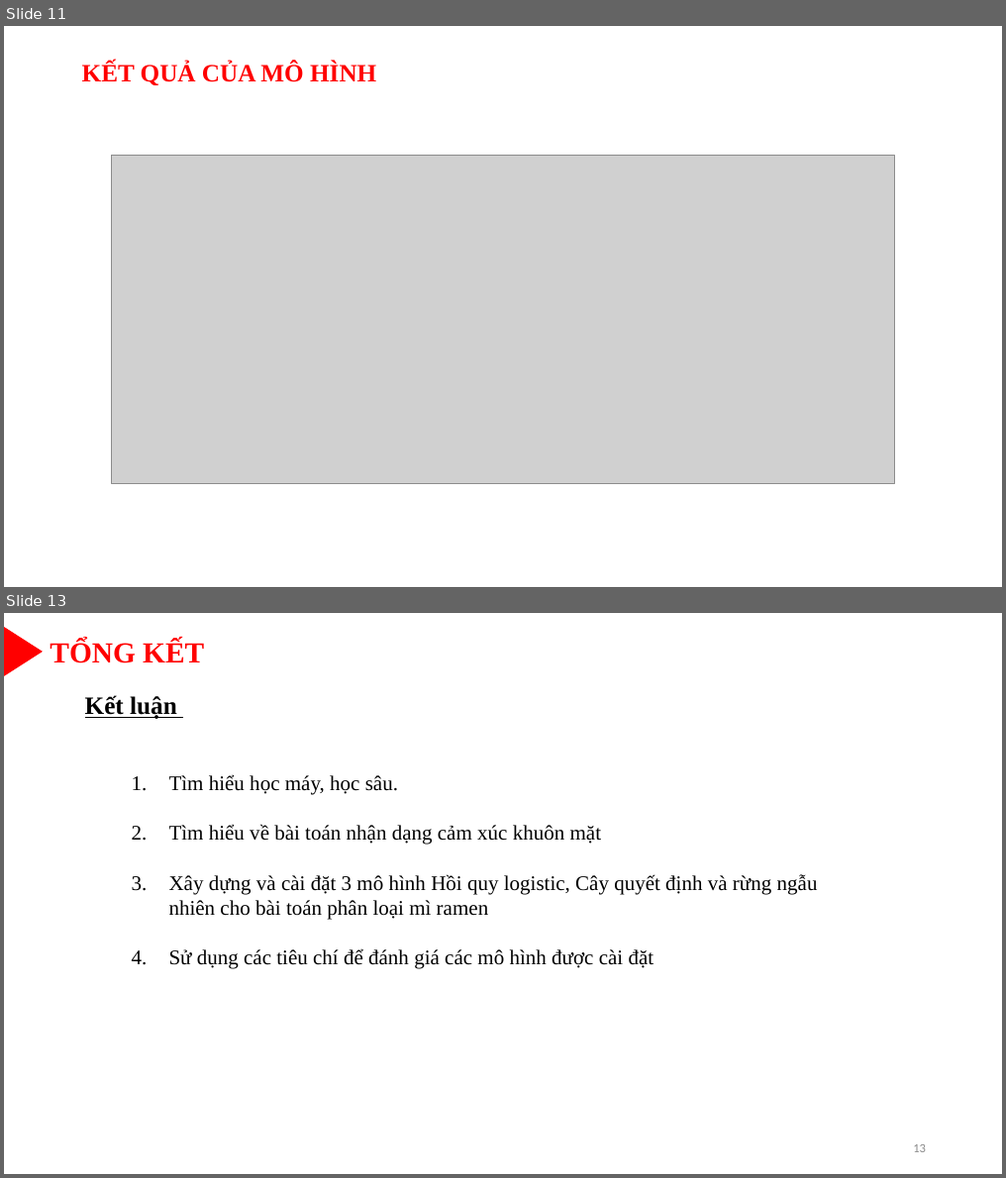
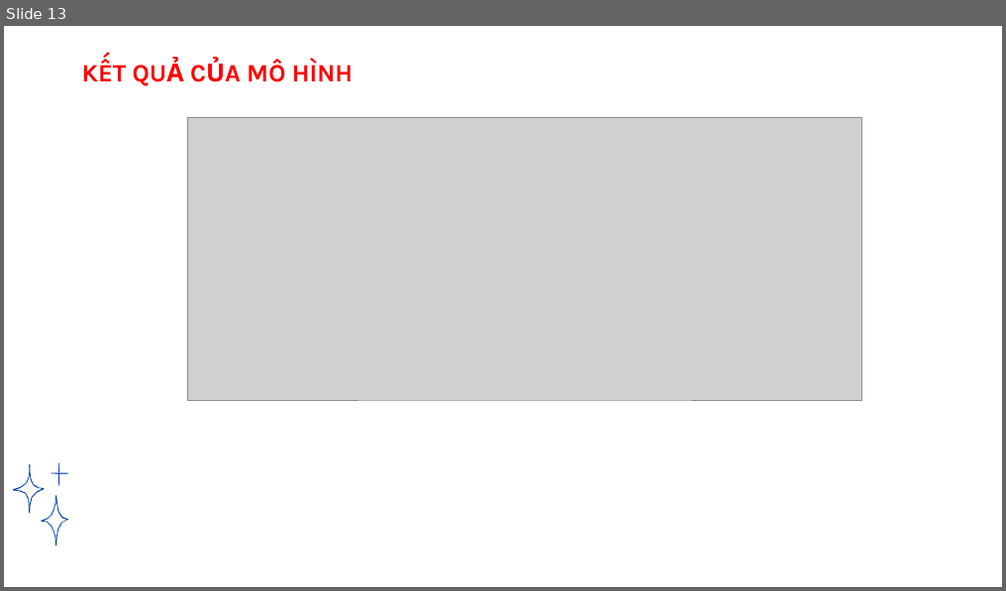
Before and after one commit to tantlu/ramen_rating_2024, a slide deck: Baove.pptx. Shown one above the other, each under a label of ours: slides 11 and 13 before the commit, slide 13 after it; the slides between them are not shown. The pictures are 1006x1178 and 1006x591 pixels, drawn with LibreOffice and Linux fonts; fonts in the diff are those of the drawing; grey boxes stand for pictures; background and template pictures are left out. Boxes give left, top, right and bottom in pixels: in the first picture for what was removed or moved away, otherwise in the second. Text is boxed around its words. In the diff, an @@ line names an element or a change of style, - is before the commit and + after.

```diff
--- a/Baove.pptx
+++ b/Baove.pptx
@@ slide 13 removed at [4, 613, 1002, 1174], background picture (left out) @@
@@ flow chart extract removed at [4, 627, 43, 676] @@
@@ text removed at [50, 640, 204, 663] @@
-TỔNG KẾT
@@ text removed at [85, 695, 177, 719] @@
-Kết luận
@@ text removed at [169, 774, 818, 969] @@
-1. Tìm hiểu học máy, học sâu.
-2. Tìm hiểu về bài toán nhận dạng cảm xúc khuôn mặt
-3. Xây dựng và cài đặt 3 mô hình Hồi quy logistic, Cây quyết định và rừng ngẫu nhiên cho bài toán phân loại mì ramen
-4. Sử dụng các tiêu chí để đánh giá các mô hình được cài đặt
@@ page number removed at [913, 1145, 926, 1153] @@
-13
@@ what was slide 11 is now slide 13 @@
@@ slide 13 changed as well @@
@@ text "KẾT QUẢ CỦA MÔ HÌNH" at [247, 59, 352, 82]: font Times New Roman to Karla @@
@@ picture: place and size @@
-picture at [112, 155, 895, 483]
+picture at [187, 117, 862, 400]
@@ freeform shape added at [13, 464, 68, 547], fill #003DA7 @@
```
Also in this commit, not shown: 11 other slides changed, 3 slides added, 2 other slides removed.
